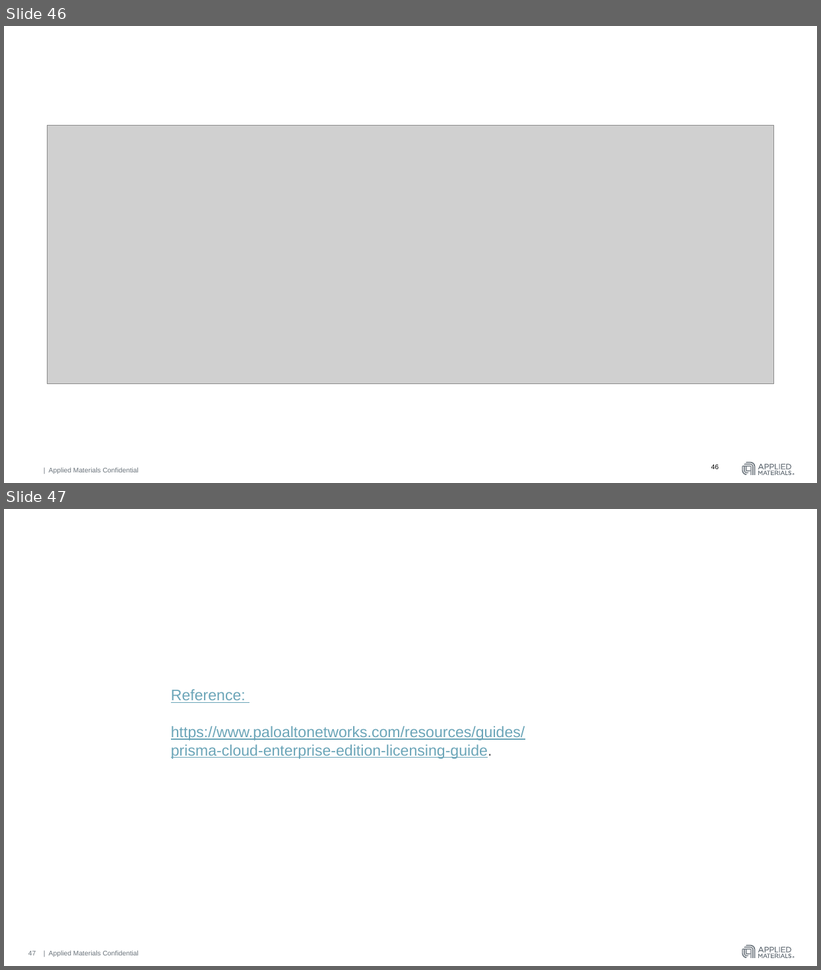
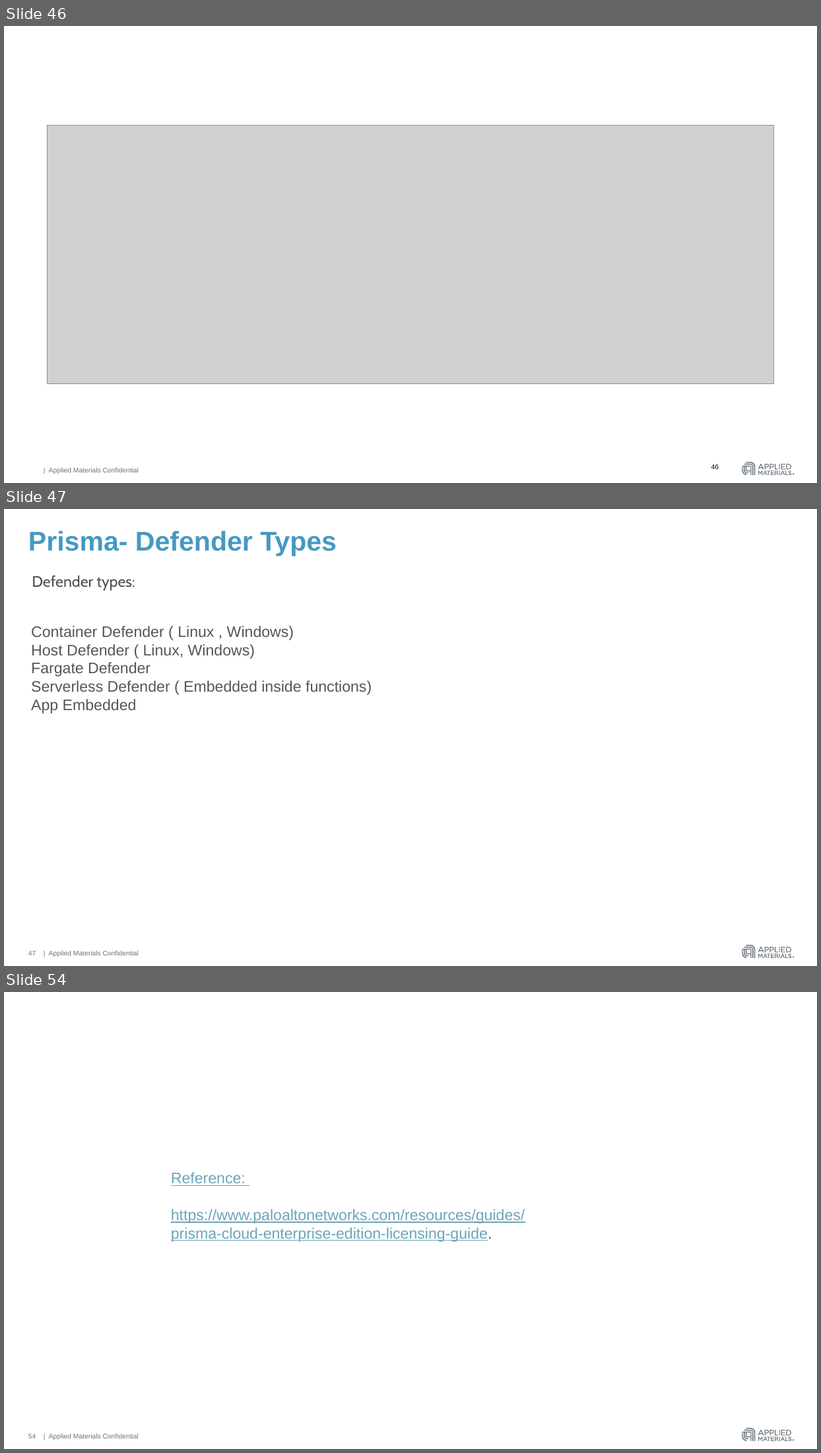
Before and after one commit to hmahajanHM/mytestrepo, a slide deck: AWS Guard Duty & Azure Security Center.pptx. Shown one above the other, each under a label of ours: slides 46 and 47 before the commit, slides 46, 47 and 54 after it; the slides between them are not shown. The pictures are 821x970 and 821x1453 pixels, drawn with LibreOffice and Linux fonts; fonts in the diff are those of the drawing; grey boxes stand for pictures. Boxes give left, top, right and bottom in pixels: in the first picture for what was removed or moved away, otherwise in the second. Text is boxed around its words. In the diff, an @@ line names an element or a change of style, - is before the commit and + after.

```diff
--- a/AWS Guard Duty & Azure Security Center.pptx
+++ b/AWS Guard Duty & Azure Security Center.pptx
@@ slide 47 added at <box>4,509,817,966</box>, background #FFFFFF; not listed: 4 template elements that a slide beside it also shows @@
@@ title added at <box>28,531,337,557</box>, 32 pt, text #4599C3, bold @@
+Prisma- Defender Types
@@ text added at <box>32,575,135,591</box>, 18 pt, text #4C4C51 @@
+Defender types:
@@ text added at <box>31,626,372,714</box>, 18 pt, text #53565A @@
+Container Defender ( Linux , Windows)
+Host Defender ( Linux, Windows)
+Fargate Defender
+Serverless Defender ( Embedded inside functions)
+App Embedded
@@ page number added at <box>28,951,36,956</box>, 8 pt, text #6A737B @@
+47
@@ what was slide 47 is now slide 54 @@
@@ page number at <box>28,1434,36,1439</box>: text changed @@
-47
+54
```
Also in this commit, not shown: 6 other slides added.
